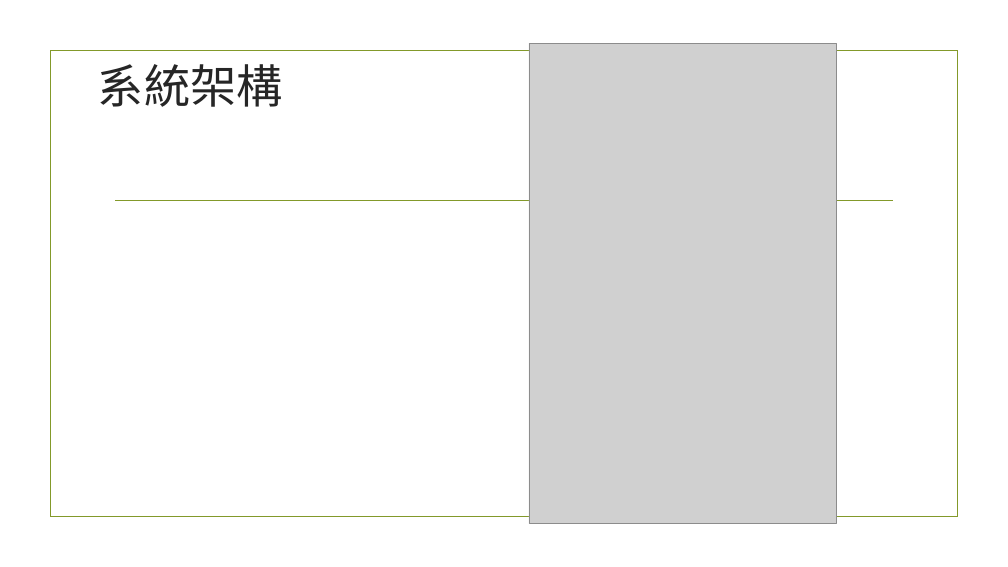
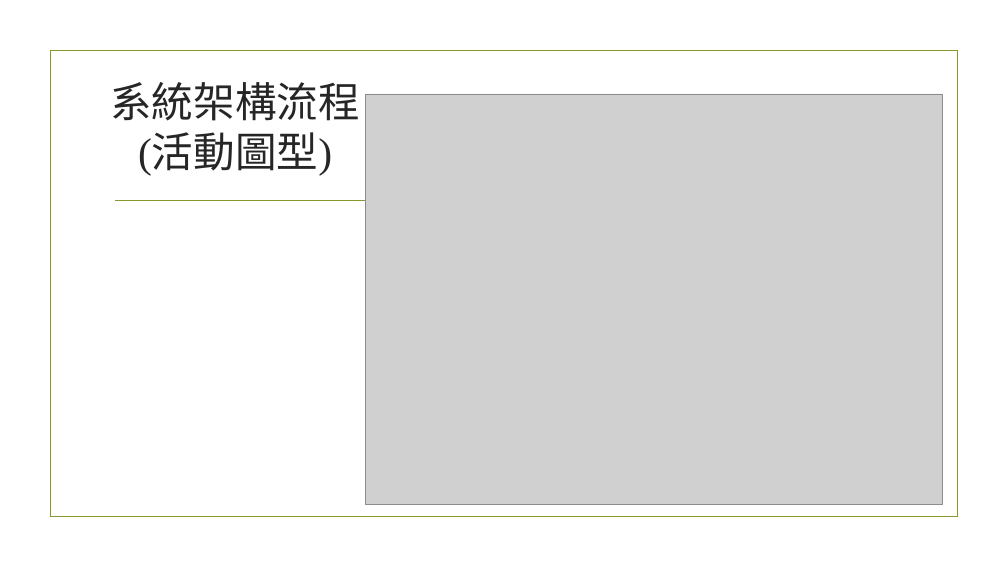
Before and after one commit to kewen0604/107_SE_Team2, a slide deck: slide 13 of 軟體工程期末專題報告.pptx (slide 12 before the commit). Drawn at 1008x567 pixels with LibreOffice and Linux fonts; fonts in the diff are those of the drawing; grey boxes stand for pictures; background and template pictures are left out. Boxes give left, top, right and bottom in pixels: in the first picture for what was removed or moved away, otherwise in the second. Text is boxed around its words. In the diff, an @@ line names an element or a change of style, - is before the commit and + after.

```diff
--- a/軟體工程期末專題報告.pptx
+++ b/軟體工程期末專題報告.pptx
@@ picture removed at (x1=529, y1=43, x2=837, y2=524) @@
@@ title at (x1=110, y1=82, x2=359, y2=175): text changed; size 44 to 39.6 pt @@
-系統架構
+系統架構流程
+(活動圖型)
@@ picture added at (x1=366, y1=94, x2=942, y2=504) @@
```
Also in this commit, not shown: 3 other slides changed, 1 slide added, 1 slide removed, 1 other file.
